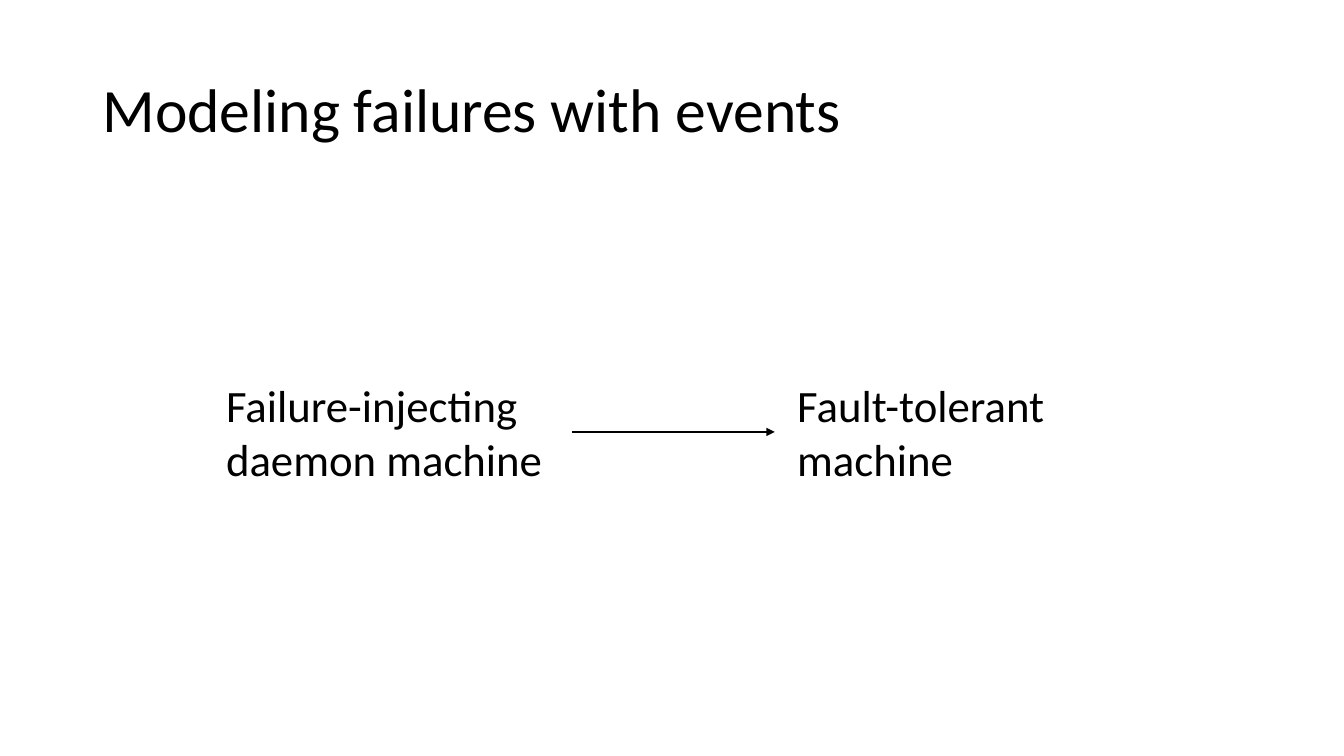
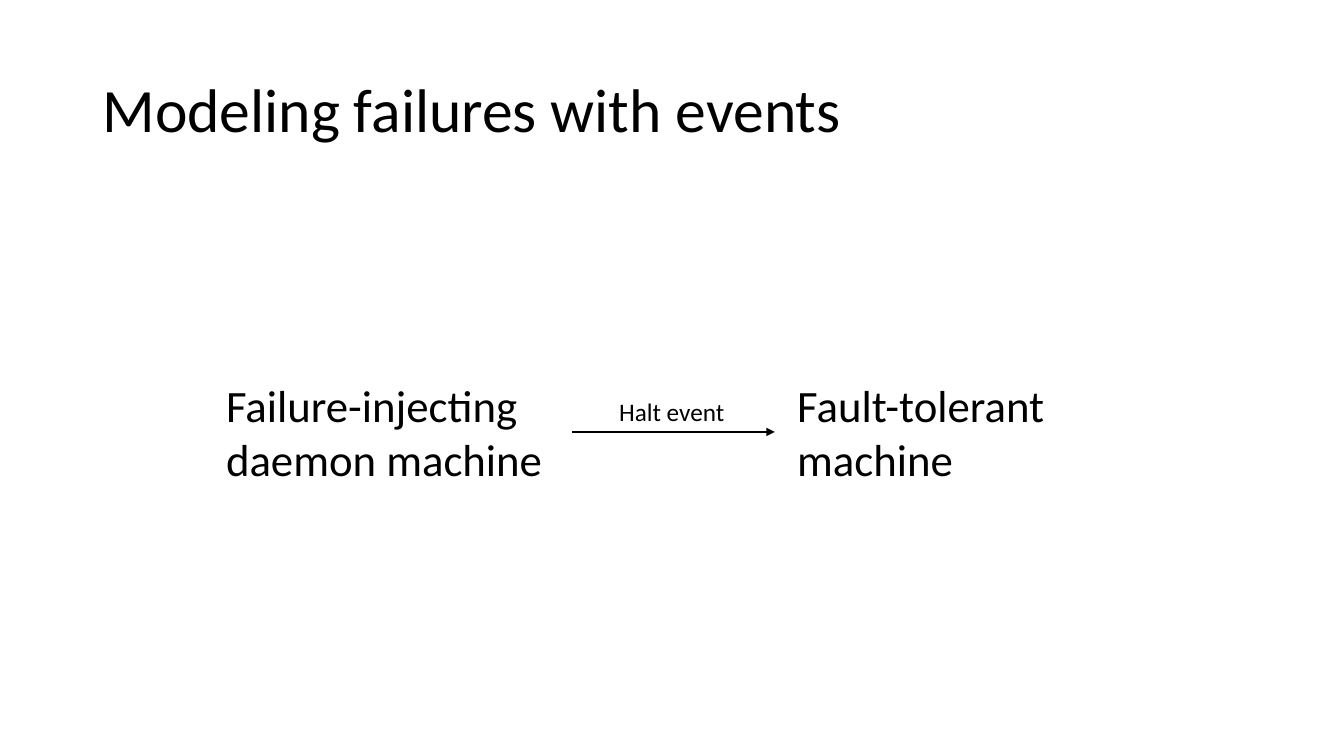
Before and after one commit to p-org/P, a slide deck: slide 29 of RVTutorial/P-tutorial-Part-1.pptx (slide 17 before the commit). Drawn at 1344x756 pixels with LibreOffice and Linux fonts; fonts in the diff are those of the drawing. Boxes give left, top, right and bottom in pixels: in the first picture for what was removed or moved away, otherwise in the second. Text is boxed around its words. In the diff, an @@ line names an element or a change of style, - is before the commit and + after.

```diff
--- a/RVTutorial/P-tutorial-Part-1.pptx
+++ b/RVTutorial/P-tutorial-Part-1.pptx
@@ text added at box(619, 403, 725, 421), 18 pt, text #000000 @@
+Halt event
```
Also in this commit, not shown: 5 other slides changed, 7 slides added, 1 slide removed, 6 other files.
